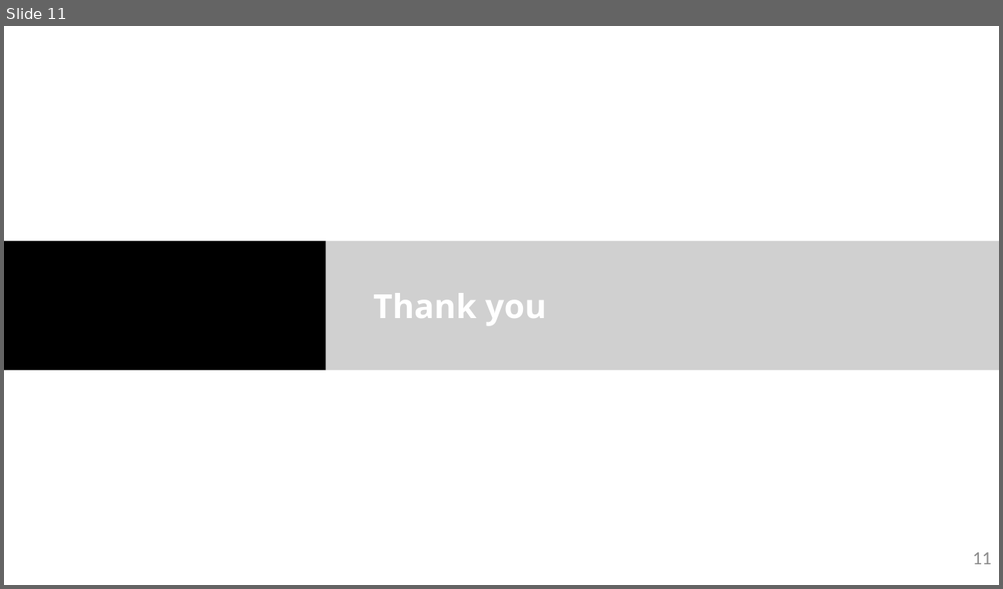
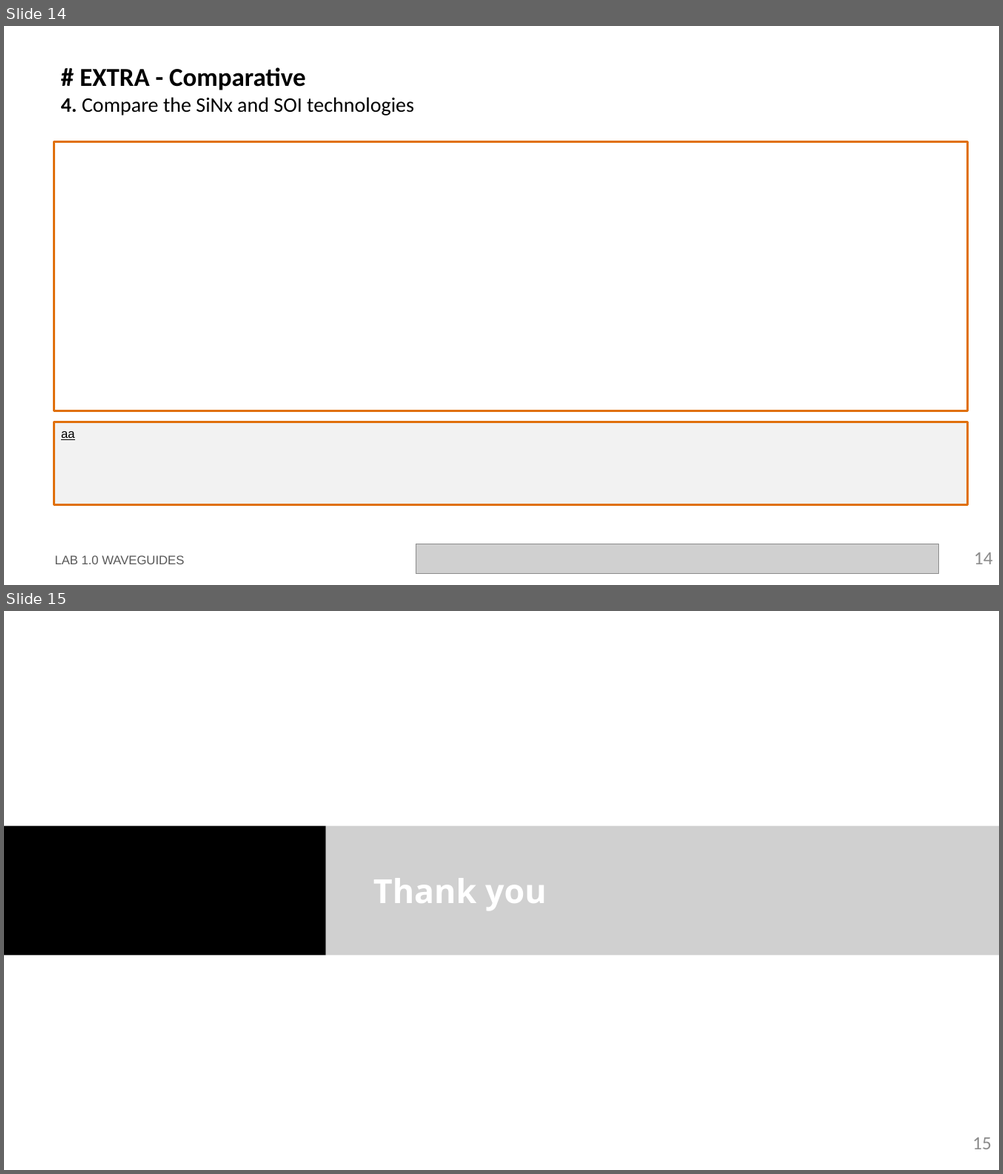
Before and after one commit to jllanoh/cifoin-lab1, a slide deck: LabBook_10.pptx. Shown one above the other, each under a label of ours: slide 11 before the commit, slides 14 and 15 after it. The pictures are 1003x589 and 1003x1174 pixels, drawn with LibreOffice and Linux fonts; fonts in the diff are those of the drawing; grey boxes stand for pictures; background and template pictures are left out. Boxes give left, top, right and bottom in pixels: in the first picture for what was removed or moved away, otherwise in the second. Text is boxed around its words. In the diff, an @@ line names an element or a change of style, - is before the commit and + after.

```diff
--- a/LabBook_10.pptx
+++ b/LabBook_10.pptx
@@ slide 14 added at (4,26,999,585), background #FFFFFF @@
@@ title added at (61,67,414,116), 20 pt, text #000000 @@
+# EXTRA - Comparative
+4. Compare the SiNx and SOI technologies
@@ rectangle added at (54,141,968,412), outline #E0700D 2.25 pt @@
@@ rectangle added at (54,423,968,506), fill #F2F2F2, outline #E0700D 2.25 pt, 12 pt, text #000000, underline @@
+aa
@@ text added at (55,556,184,565), 12 pt, text #585858 @@
+LAB 1.0 WAVEGUIDES
@@ picture added at (416,545,939,574) @@
@@ page number added at (973,553,993,565), 18 pt, text #8C8C8C @@
+14
@@ what was slide 11 is now slide 15 @@
@@ page number at (972,1138,991,1150): text changed @@
-11
+15
```
Also in this commit, not shown: 3 other slides added, 1 other file.
